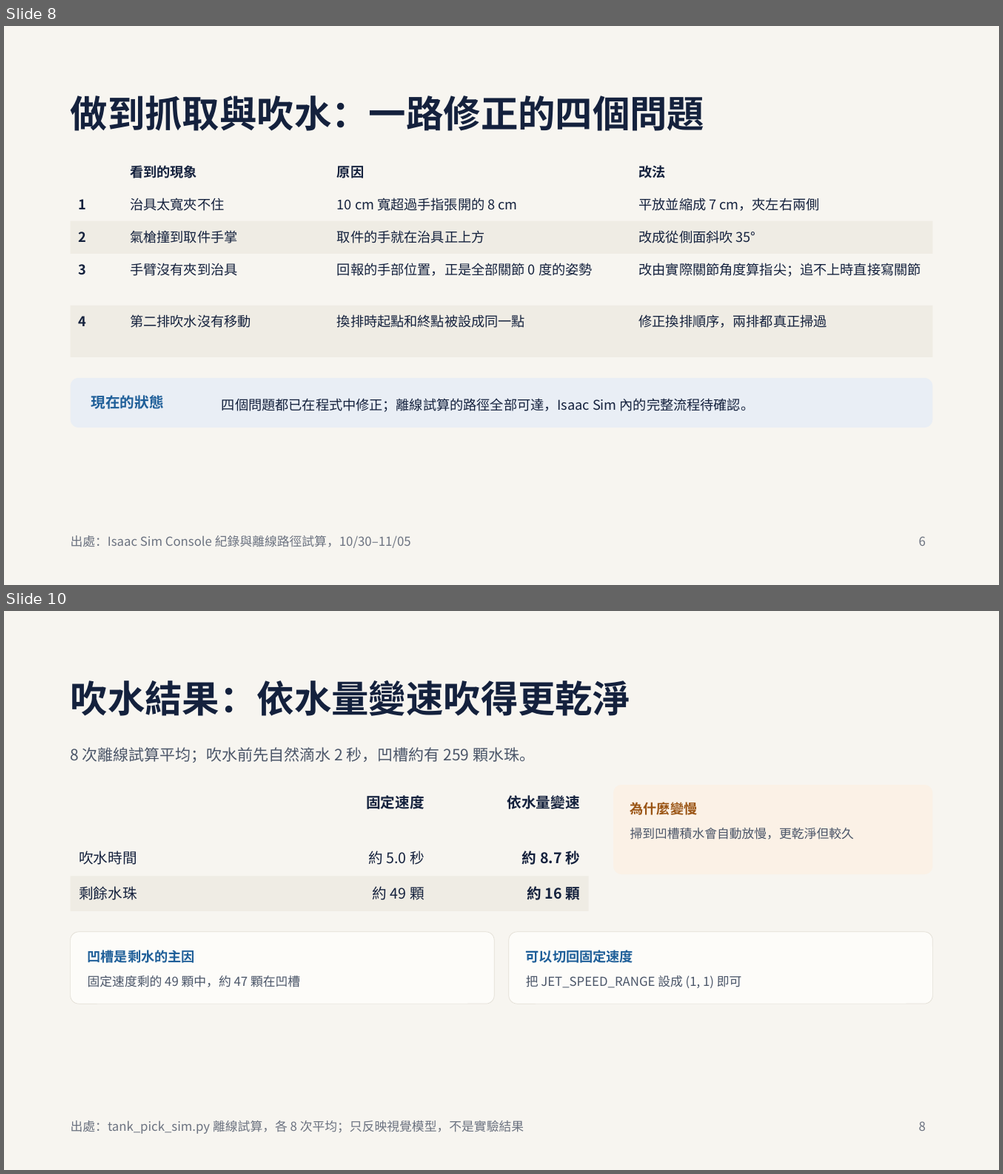
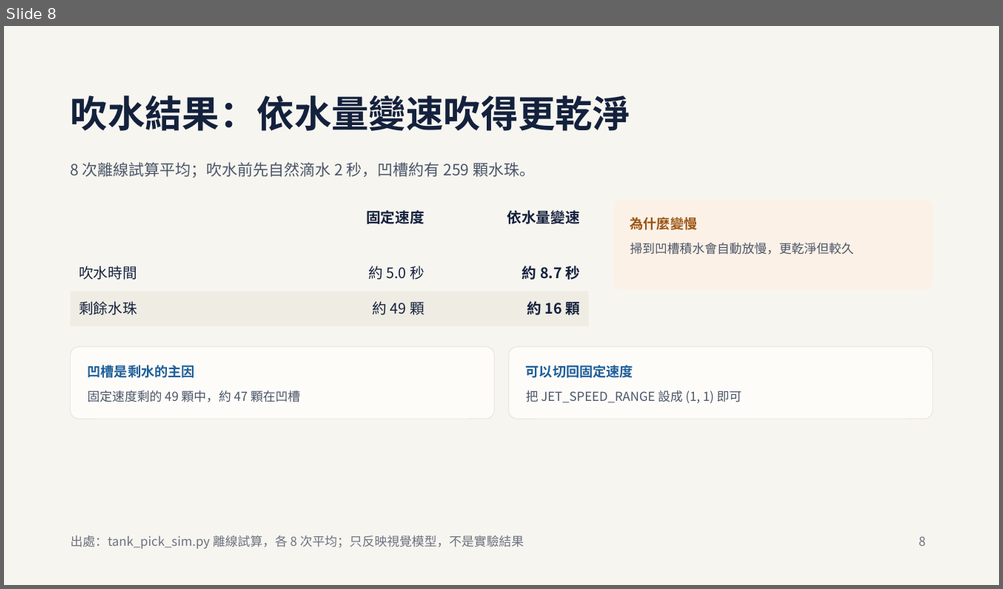
Before and after one commit to stanleylin9999/wafer, a slide deck: 週報/12_2026-11-13_週報.pptx. Shown one above the other, each under a label of ours: slides 8 and 10 before the commit, slide 8 after it; the slides between them are not shown. The pictures are 1003x1174 and 1003x589 pixels, drawn with LibreOffice and Linux fonts; fonts in the diff are those of the drawing. Boxes give left, top, right and bottom in pixels: in the first picture for what was removed or moved away, otherwise in the second. Text is boxed around its words. In the diff, an @@ line names an element or a change of style, - is before the commit and + after.

```diff
--- a/週報/12_2026-11-13_週報.pptx
+++ b/週報/12_2026-11-13_週報.pptx
@@ slide 8 removed at (4, 26, 999, 585), background #F7F5F0 @@
@@ text removed at (71, 96, 705, 131) @@
-做到抓取與吹水：一路修正的四個問題
@@ text removed at (130, 165, 197, 178) @@
-看到的現象
@@ text removed at (337, 166, 364, 178) @@
-原因
@@ text removed at (639, 165, 666, 178) @@
-改法
@@ text removed at (79, 199, 87, 210) @@
-1
@@ text removed at (130, 198, 224, 211) @@
-治具太寬夾不住
@@ text removed at (337, 198, 518, 211) @@
-10 cm 寬超過手指張開的 8 cm
@@ text removed at (639, 198, 819, 211) @@
-平放並縮成 7 cm，夾左右兩側
@@ rectangle removed at (71, 221, 933, 255) @@
@@ text removed at (79, 232, 87, 242) @@
-2
@@ text removed at (130, 230, 237, 244) @@
-氣槍撞到取件手掌
@@ text removed at (337, 230, 485, 244) @@
-取件的手就在治具正上方
@@ text removed at (639, 230, 756, 244) @@
-改成從側面斜吹 35°
@@ text removed at (79, 264, 87, 275) @@
-3
@@ text removed at (130, 263, 237, 276) @@
-手臂沒有夾到治具
@@ text removed at (337, 263, 592, 276) @@
-回報的手部位置，正是全部關節 0 度的姿勢
@@ text removed at (639, 263, 921, 277) @@
-改由實際關節角度算指尖；追不上時直接寫關節
@@ rectangle removed at (71, 306, 933, 358) @@
@@ text removed at (79, 316, 87, 326) @@
-4
@@ text removed at (130, 315, 250, 328) @@
-第二排吹水沒有移動
@@ text removed at (337, 315, 525, 328) @@
-換排時起點和終點被設成同一點
@@ text removed at (639, 315, 827, 328) @@
-修正換排順序，兩排都真正掃過
@@ rounded rectangle removed at (71, 378, 933, 428) @@
@@ text removed at (91, 395, 164, 409) @@
-現在的狀態
@@ text removed at (222, 398, 754, 412) @@
-四個問題都已在程式中修正；離線試算的路徑全部可達，Isaac Sim 內的完整流程待確認。
@@ text removed at (71, 536, 411, 548) @@
-出處：Isaac Sim Console 紀錄與離線路徑試算，10/30–11/05
@@ text removed at (919, 537, 925, 546) @@
-6
@@ what was slide 10 is now slide 8 @@
```
Also in this commit, not shown: 5 slides changed, 1 other slide removed.
